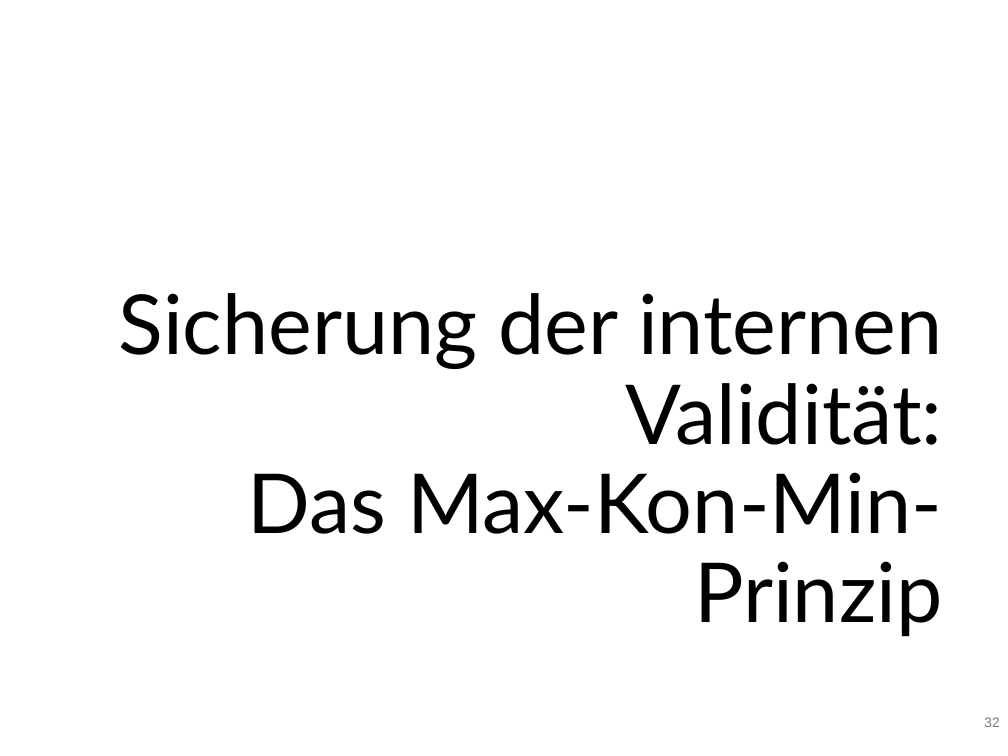
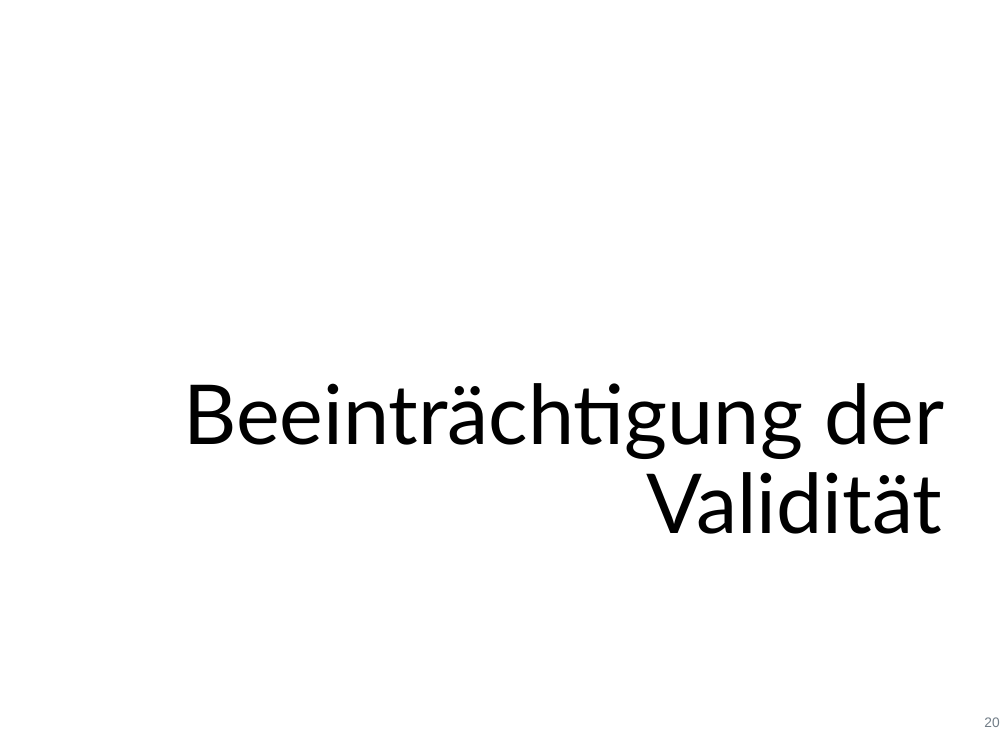
Before and after one commit to sebastiansauer/fopra, a slide deck: slide 20 of Skript-Folien/FoPra-Thema04.pptx (slide 32 before the commit). Drawn at 1008x756 pixels with LibreOffice and Linux fonts; fonts in the diff are those of the drawing. Boxes give left, top, right and bottom in pixels: in the first picture for what was removed or moved away, otherwise in the second. Text is boxed around its words. In the diff, an @@ line names an element or a change of style, - is before the commit and + after.

```diff
--- a/Skript-Folien/FoPra-Thema04.pptx
+++ b/Skript-Folien/FoPra-Thema04.pptx
@@ title at [183, 383, 944, 534]: text changed @@
-Sicherung der internen Validität:
-Das Max-Kon-Min-Prinzip
+Beeinträchtigung der Validität
@@ page number at [984, 717, 999, 727]: text changed @@
-32
+20
```
Also in this commit, not shown: 3 other slides changed, 2 slides added, 46 slides removed, 9 other files.
